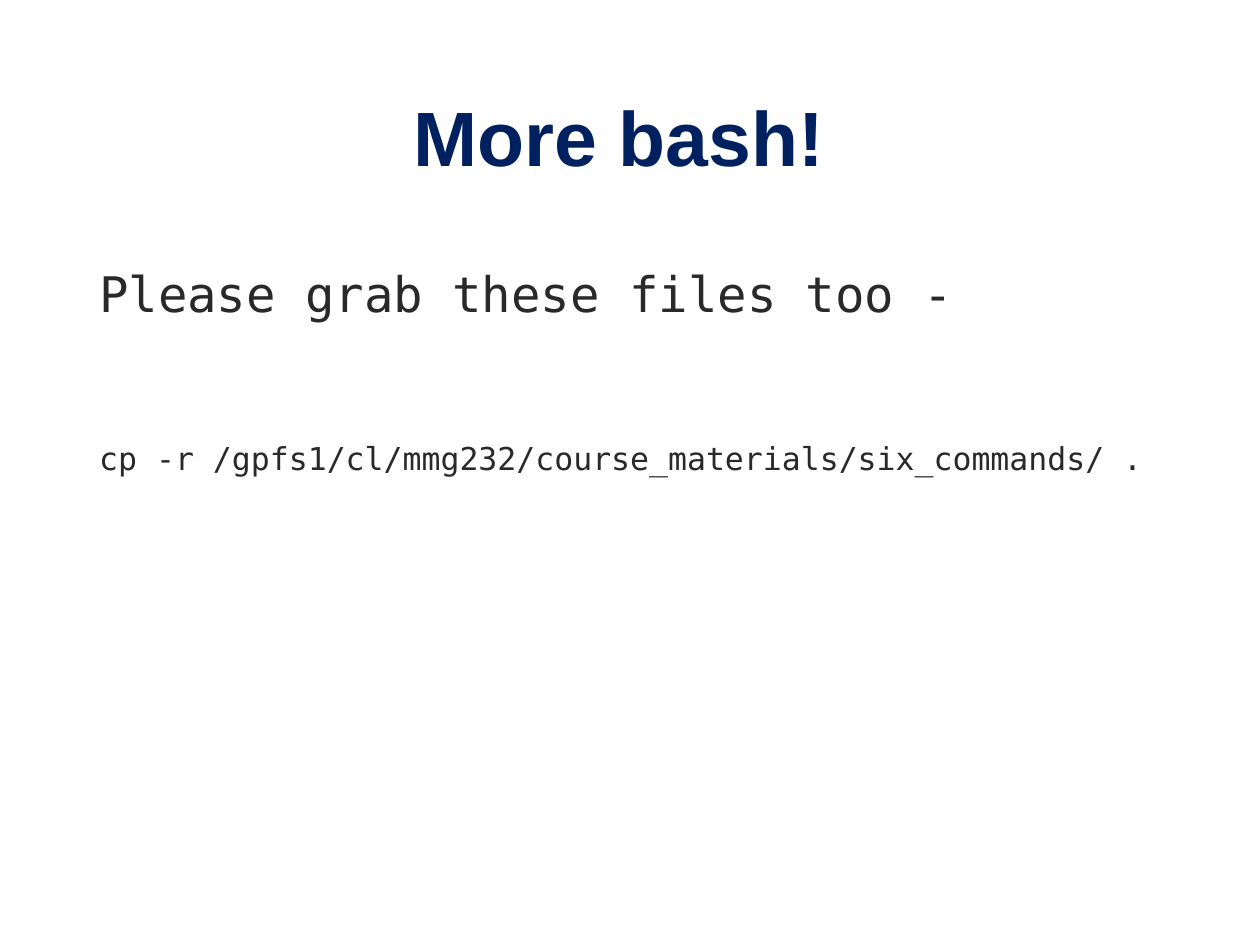
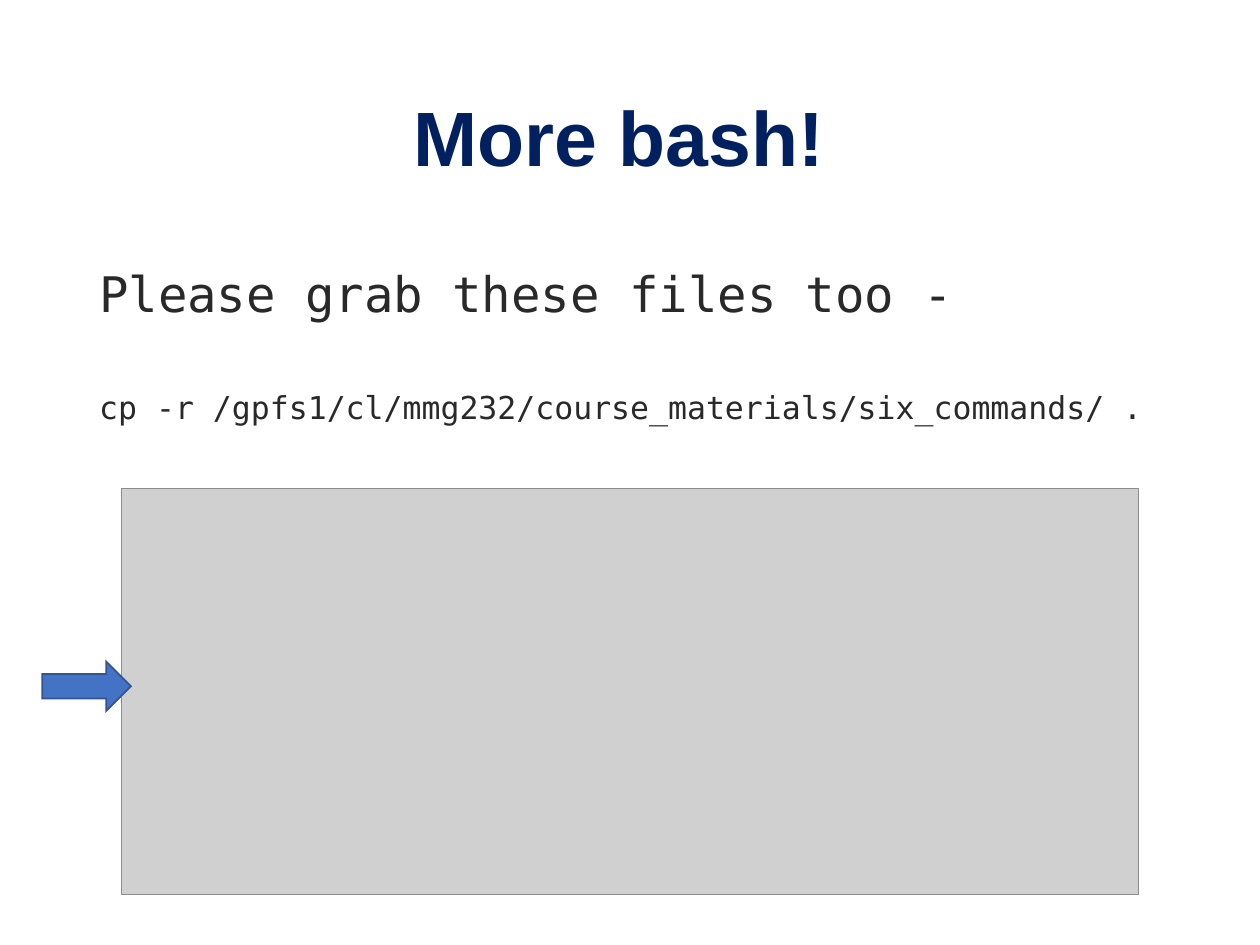
Before and after one commit to PRodriguez19/Intro-to-rnaseq, a slide deck: slide 5 of lectures/Lecture9-MMG232.pptx. Drawn at 1260x945 pixels with LibreOffice and Linux fonts; fonts in the diff are those of the drawing; grey boxes stand for pictures. Boxes give left, top, right and bottom in pixels: in the first picture for what was removed or moved away, otherwise in the second. Text is boxed around its words. In the diff, an @@ line names an element or a change of style, - is before the commit and + after.

```diff
--- a/lectures/Lecture9-MMG232.pptx
+++ b/lectures/Lecture9-MMG232.pptx
@@ text "Please grab these files too ..." rewrapped from [99,274,1104,478] to [99,274,1104,426] @@
@@ picture added at [121,489,1138,896] @@
@@ right arrow added at [43,662,131,711], fill #4472C4, outline #325491 1 pt @@
```
Also in this commit, not shown: 6 other slides changed, 6 slides added, 1 other file.
